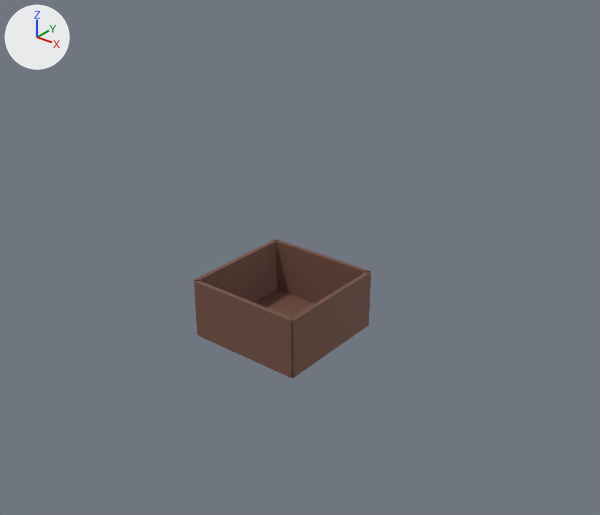
What one commit did to the glTF model public/models/optimization-box.glb.
Before and after are seen from a camera (50 mm lens) standing at (3.09, -3.69, 2.86) and looking at (0.76, -0.78, 1.06). Every picture has the same lights, and +X, +Y and +Z are marked at upper left. The picture after the commit comes second. Where no turn or scale is listed for an object, it has been applied to the vertices. Vertices at exactly the same position are counted once.
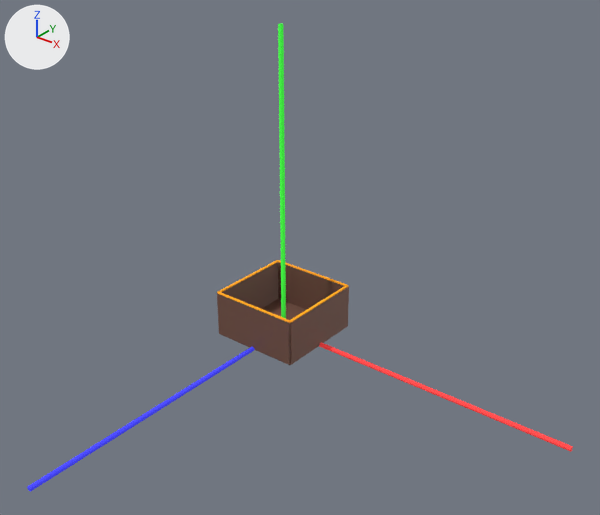
Where the change shows, as pixel boxes [x1, y1, x2, y2] in the pictures (600 x 515 px):
'Mesh_1', moved, rescaled (25% narrower, 26% shorter)
    before: [194, 280, 292, 377]
    after: [217, 293, 290, 365]
'Mesh_3', moved, rescaled (26% narrower, 27% shorter)
    before: [291, 271, 371, 377]
    after: [290, 287, 349, 364]
'Mesh_2', moved, rescaled (25% narrower, 26% shorter)
    before: [275, 239, 370, 304]
    after: [278, 262, 349, 310]
'Mesh_4', surface changed, moved, rescaled (31% narrower, 27% shorter)
    before: [194, 239, 277, 302]
    after: [221, 262, 278, 308]
'Mesh_10', added (green)
    after: [278, 23, 286, 319]
'Mesh_11', added
    after: [27, 347, 255, 492]
'Mesh_9', added
    after: [319, 343, 573, 452]
'Mesh_0', rescaled (29% narrower, 26% shorter)
    before: [200, 289, 314, 379]
    after: [225, 299, 306, 365]
'Mesh_5', added
    after: [217, 292, 290, 322]
'Mesh_7', added
    after: [290, 285, 348, 322]
'Mesh_8', added
    after: [218, 260, 278, 292]
'Mesh_6', added
    after: [277, 260, 347, 286]

The change, as a diff of the scene's bpy script:
```diff
--- a/public/models/optimization-box.glb.py
+++ b/public/models/optimization-box.glb.py
@@ mat_material_4 @@
 mat_material_4.base_color = (0.191, 0.0908, 0.0648)  # brown #795548
-mat_material_4.metallic = 0.2
-mat_material_4.roughness = 0.7
+mat_material_4.metallic = 0.15
+mat_material_4.roughness = 0.6
@@ me_mesh_0 @@
-me_mesh_0.from_pydata(...)  # 8 vertices, 12 faces; spans x -0.4..0.4, y -0.4..0.4, z -0.015..0.015
+me_mesh_0.from_pydata(...)  # 8 vertices, 12 faces; spans x -0.3..0.3, y -0.3..0.3, z -0.013..0.013
+# me_mesh_0 part 1: the whole mesh is scaled about its middle by (0.75, 0.75, 0.833)
 me_mesh_0.materials.append(mat_material_0)
@@ me_mesh_1 @@
-me_mesh_1.from_pydata(...)  # 8 vertices, 12 faces; spans x -0.4..0.4, y -0.015..0.015, z -0.2..0.2
+me_mesh_1.from_pydata(...)  # 8 vertices, 12 faces; spans x -0.3..0.3, y -0.013..0.013, z -0.15..0.15
+# me_mesh_1 part 2: the whole mesh is scaled about its middle by (0.75, 0.833, 0.75)
 me_mesh_1.materials.append(mat_material_1)
@@ me_mesh_2 @@
-me_mesh_2.from_pydata(...)  # 8 vertices, 12 faces; spans x -0.4..0.4, y -0.015..0.015, z -0.2..0.2
+me_mesh_2.from_pydata(...)  # 8 vertices, 12 faces; spans x -0.3..0.3, y -0.013..0.013, z -0.15..0.15
+# me_mesh_2 part 3: the whole mesh is scaled about its middle by (0.75, 0.833, 0.75)
 me_mesh_2.materials.append(mat_material_2)
@@ me_mesh_3 @@
-me_mesh_3.from_pydata(...)  # 8 vertices, 12 faces; spans x -0.015..0.015, y -0.4..0.4, z -0.2..0.2
+me_mesh_3.from_pydata(...)  # 8 vertices, 12 faces; spans x -0.013..0.013, y -0.3..0.3, z -0.15..0.15
+# me_mesh_3 part 4: the whole mesh is scaled about its middle by (0.833, 0.75, 0.75)
 me_mesh_3.materials.append(mat_material_3)
@@ me_mesh_4 @@
-me_mesh_4.from_pydata(...)  # 8 vertices, 12 faces; spans x -0.015..0.015, y -0.4..0.4, z -0.2..0.2
+me_mesh_4.from_pydata(...)  # 8 vertices, 12 faces; spans x -0.013..0.013, y -0.3..0.3, z -0.15..0.15
+# me_mesh_4 part 5: the whole mesh is scaled about its middle by (0.833, 0.75, 0.75)
 me_mesh_4.materials.append(mat_material_4)
@@ ob_mesh_1 @@
 ob_mesh_1 = bpy.data.objects.new('Mesh_1', me_mesh_1)
-ob_mesh_1.location = (0.0, -0.4, 0.2)
+ob_mesh_1.location = (0.0, -0.3, 0.15)
@@ ob_mesh_2 @@
 ob_mesh_2 = bpy.data.objects.new('Mesh_2', me_mesh_2)
-ob_mesh_2.location = (0.0, 0.4, 0.2)
+ob_mesh_2.location = (0.0, 0.3, 0.15)
@@ ob_mesh_3 @@
 ob_mesh_3 = bpy.data.objects.new('Mesh_3', me_mesh_3)
-ob_mesh_3.location = (0.4, 0.0, 0.2)
+ob_mesh_3.location = (0.3, 0.0, 0.15)
@@ ob_mesh_4 @@
 ob_mesh_4 = bpy.data.objects.new('Mesh_4', me_mesh_4)
-ob_mesh_4.location = (-0.4, 0.0, 0.2)
+ob_mesh_4.location = (-0.3, 0.0, 0.15)
@@ ob_mesh_11 @@
+ob_mesh_11 = bpy.data.objects.new('Mesh_11', me_mesh_11)  # 20 vertices, 32 faces; spans x -0.02..0.02, y -1.0..1.0, z -0.02..0.02; in mat_material_11 (blue #4444ff, glowing blue #4444ff)
+ob_mesh_11.location = (0.0, -1.0, 0.0)
@@ ob_mesh_10 @@
+ob_mesh_10 = bpy.data.objects.new('Mesh_10', me_mesh_10)  # 20 vertices, 32 faces; spans x -0.02..0.02, y -0.02..0.02, z -1.0..1.0; in mat_material_10 (green #44ff44, glowing green #44ff44)
+ob_mesh_10.location = (0.0, 0.0, 1.0)
@@ ob_mesh_9 @@
+ob_mesh_9 = bpy.data.objects.new('Mesh_9', me_mesh_9)  # 20 vertices, 32 faces; spans x -1.0..1.0, y -0.02..0.02, z -0.02..0.02; in mat_material_9 (red #ff4444, glowing red #ff4444)
+ob_mesh_9.location = (1.0, 0.0, 0.0)
@@ ob_mesh_8 @@
+ob_mesh_8 = bpy.data.objects.new('Mesh_8', me_mesh_8)  # a box spanning x -0.008..0.008, y -0.3..0.3, z -0.008..0.008; in mat_material_8 (orange #f59e0b, glowing orange #f59e0b)
+ob_mesh_8.location = (-0.3, 0.0, 0.3)
@@ ob_mesh_7 @@
+ob_mesh_7 = bpy.data.objects.new('Mesh_7', me_mesh_7)  # a box spanning x -0.008..0.008, y -0.3..0.3, z -0.008..0.008; in mat_material_7 (orange #f59e0b, glowing orange #f59e0b)
+ob_mesh_7.location = (0.3, 0.0, 0.3)
@@ ob_mesh_6 @@
+ob_mesh_6 = bpy.data.objects.new('Mesh_6', me_mesh_6)  # a box spanning x -0.3..0.3, y -0.008..0.008, z -0.008..0.008; in mat_material_6 (orange #f59e0b, glowing orange #f59e0b)
+ob_mesh_6.location = (0.0, 0.3, 0.3)
@@ ob_mesh_5 @@
+ob_mesh_5 = bpy.data.objects.new('Mesh_5', me_mesh_5)  # a box spanning x -0.3..0.3, y -0.008..0.008, z -0.008..0.008; in mat_material_5 (orange #f59e0b, glowing orange #f59e0b)
+ob_mesh_5.location = (0.0, -0.3, 0.3)
```
